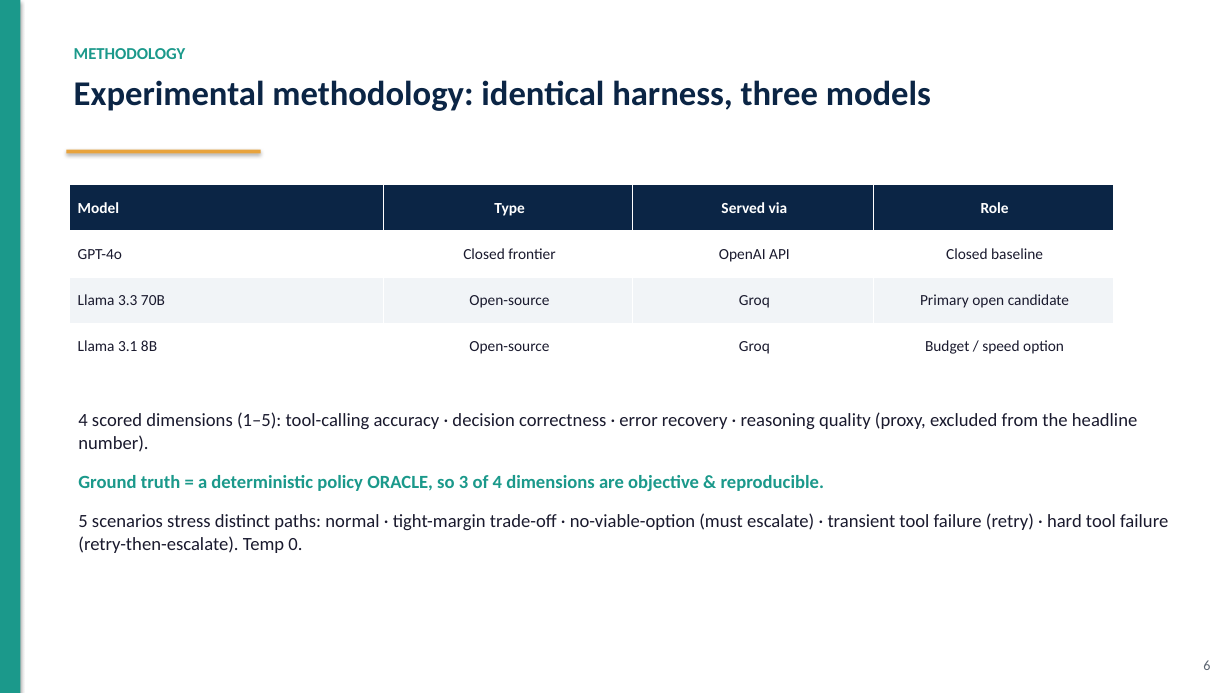
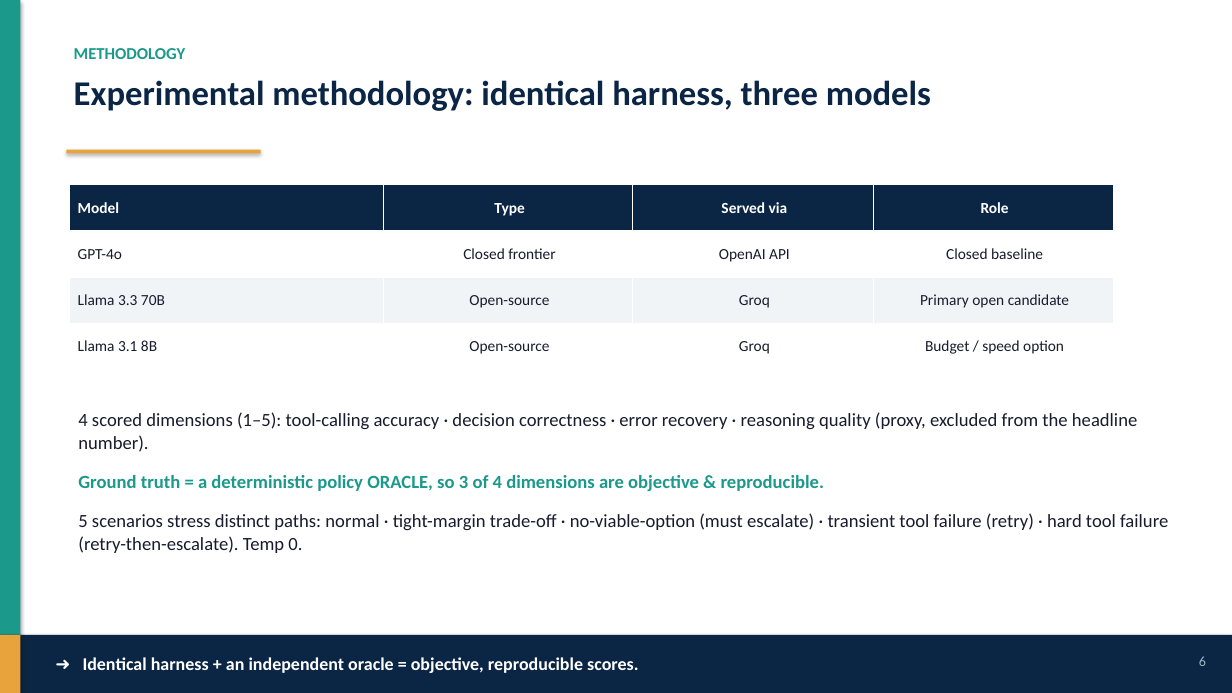
Before and after one commit to San7122/triluxo-carrier-rerouting, a slide deck: slide 7 of docs/deck.pptx. Drawn at 1232x693 pixels with LibreOffice and Linux fonts; fonts in the diff are those of the drawing. Boxes give left, top, right and bottom in pixels: in the first picture for what was removed or moved away, otherwise in the second. Text is boxed around its words. In the diff, an @@ line names an element or a change of style, - is before the commit and + after.

```diff
--- a/docs/deck.pptx
+++ b/docs/deck.pptx
@@ rectangle added at box(0, 635, 1232, 693), fill #0B2545 @@
@@ rectangle added at box(0, 635, 20, 693), fill #E8A33D @@
@@ text added at box(83, 657, 639, 673), 14 pt, text #FFFFFF, bold @@
+➜ Identical harness + an independent oracle = objective, reproducible scores.
@@ text "6" at box(1199, 656, 1206, 666): text colour #5B6470 to #9FB3C8; vertical alignment top to middle @@
```
Also in this commit, not shown: 4 other slides changed, 1 other file.
